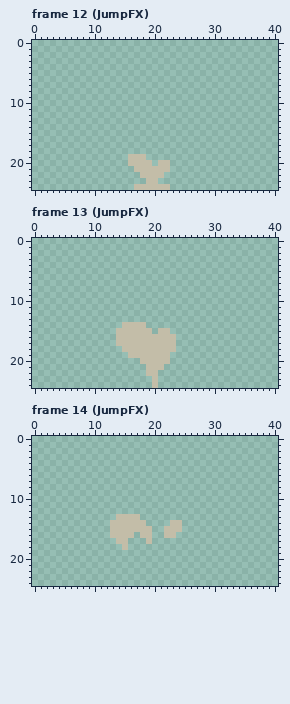
A pixel-art file gets an edit: Art/fx.aseprite. The picture above is the old version.
41x25 pixels, 17 frames. Shown: frame 12 (JumpFX), frame 13 (JumpFX), frame 14 (JumpFX). The commit also changed other frames, which this record leaves out.
After:
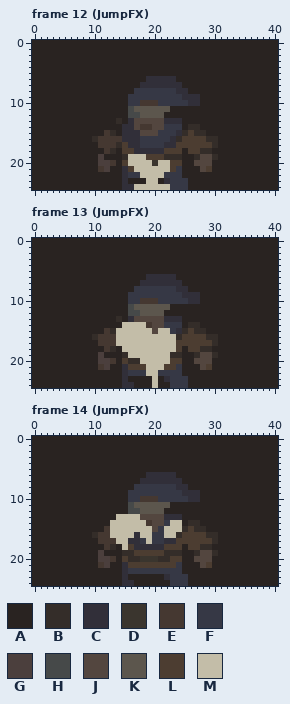
Palette (. is transparent): A #292321  B #342d29  C #312f39  D #3a352e  E #453831  F #363845  G #4b3f3d  H #464949  J #53463f  K #5c564d  L #4c3d31  M #c3bda8
Change:
layer "Layer 3" now shown
layer "Layer 1" now shown
Changed rows in their new state; - is an unchanged pixel.
Frame 12 (JumpFX), layers "Layer 1", "Layer 3":
first column x 0:
 0 AAAAAAAAAAAAAAAAAAAAAAAAAAAAAAAAAAAAAAAAA
 1 AAAAAAAAAAAAAAAAAAAAAAAAAAAAAAAAAAAAAAAAA
 2 AAAAAAAAAAAAAAAAAAAAAAAAAAAAAAAAAAAAAAAAA
 3 AAAAAAAAAAAAAAAAAAAAAAAAAAAAAAAAAAAAAAAAA
 4 AAAAAAAAAAAAAAAAAAAAAAAAAAAAAAAAAAAAAAAAA
 5 AAAAAAAAAAAAAAAAAAAAAAAAAAAAAAAAAAAAAAAAA
 6 AAAAAAAAAAAAAAAAAAACCCCCAAAAAAAAAAAAAAAAA
 7 AAAAAAAAAAAAAAAAAACCCCCCCAAAAAAAAAAAAAAAA
 8 AAAAAAAAAAAAAAAAAFFFFFFFCCAAAAAAAAAAAAAAA
 9 AAAAAAAAAAAAAAAAFFFFFFFFFCCCAAAAAAAAAAAAA
10 AAAAAAAAAAAAAAAAFFEEEFFFFFCCAAAAAAAAAAAAA
11 AAAAAAAAAAAAAAAAHKKKKKKAAAAAAAAAAAAAAAAAA
12 AAAAAAAAAAAAAAAAHHKKKKAAAAAAAAAAAAAAAAAAA
13 AAAAAAAAAAAAAABACJJJJJCCCAAAAAAAAAAAAAAAA
14 AAAAAAAAAAAAAAACCJEEJJFFFABBAAAAAAAAAAAAA
15 AAAAAAAAAAAAEBACCCJJJFFFCBLBBAAAAAAAAAAAA
16 AAAAAAAAAABEEEECCCFFFFFCBLLLLBBAAAAAAAAAA
17 AAAAAAAAAAAEEEBLCCFFFFCCLLLLLLBAAAAAAAAAA
18 AAAAAAAAAAAAEBALLCCCCCLLLALLBBAAAAAAAAAAA
19 AAAAAAAAAAAGAAAB---LLLBBBAABJJBAAAAAAAAAA
20 AAAAAAAAAAAGGEAL----D--LLAAJJJAAAAAAAAAAA
21 AAAAAAAAAAAEGAACL------LFAAAJLAAAAAAAAAAA
22 AAAAAAAAAAAAAAACFF----FFFAAAAAAAAAAAAAAAA
23 AAAAAAAAAAAAAAACAAA--ACFFFAAAAAAAAAAAAAAA
24 AAAAAAAAAAAAAAACC------FFFAAAAAAAAAAAAAAA
Frame 13 (JumpFX), layers "Layer 1", "Layer 3":
first column x 0:
 0 AAAAAAAAAAAAAAAAAAAAAAAAAAAAAAAAAAAAAAAAA
 1 AAAAAAAAAAAAAAAAAAAAAAAAAAAAAAAAAAAAAAAAA
 2 AAAAAAAAAAAAAAAAAAAAAAAAAAAAAAAAAAAAAAAAA
 3 AAAAAAAAAAAAAAAAAAAAAAAAAAAAAAAAAAAAAAAAA
 4 AAAAAAAAAAAAAAAAAAAAAAAAAAAAAAAAAAAAAAAAA
 5 AAAAAAAAAAAAAAAAAAAAAAAAAAAAAAAAAAAAAAAAA
 6 AAAAAAAAAAAAAAAAAAACCCCCAAAAAAAAAAAAAAAAA
 7 AAAAAAAAAAAAAAAAAACCCCCCCAAAAAAAAAAAAAAAA
 8 AAAAAAAAAAAAAAAAAFFFFFFFCCAAAAAAAAAAAAAAA
 9 AAAAAAAAAAAAAAAAFFFFFFFFFCCCAAAAAAAAAAAAA
10 AAAAAAAAAAAAAAAAFFEEEFFFFFCCAAAAAAAAAAAAA
11 AAAAAAAAAAAAAAAAHKKKKKKAAAAAAAAAAAAAAAAAA
12 AAAAAAAAAAAAAAAAHHKKKKAAAAAAAAAAAAAAAAAAA
13 AAAAAAAAAAAAAABACJJJJJCCCAAAAAAAAAAAAAAAA
14 AAAAAAAAAAAAAAA----EJJFFFABBAAAAAAAAAAAAA
15 AAAAAAAAAAAAEB------J--FCBLBBAAAAAAAAAAAA
16 AAAAAAAAAABEEE----------BLLLLBBAAAAAAAAAA
17 AAAAAAAAAAAEEE----------LLLLLLBAAAAAAAAAA
18 AAAAAAAAAAAAEBA---------LALLBBAAAAAAAAAAA
19 AAAAAAAAAAAGAAAB-------BBAABJJBAAAAAAAAAA
20 AAAAAAAAAAAGGEALBB-----LLAAJJJAAAAAAAAAAA
21 AAAAAAAAAAAEGAACLLL---LLFAAAJLAAAAAAAAAAA
22 AAAAAAAAAAAAAAACFFF--FFFFAAAAAAAAAAAAAAAA
23 AAAAAAAAAAAAAAACAAAA-ACFFFAAAAAAAAAAAAAAA
24 AAAAAAAAAAAAAAACCAAA-AAFFFAAAAAAAAAAAAAAA
Frame 14 (JumpFX), layers "Layer 1", "Layer 3":
first column x 0:
 0 AAAAAAAAAAAAAAAAAAAAAAAAAAAAAAAAAAAAAAAAA
 1 AAAAAAAAAAAAAAAAAAAAAAAAAAAAAAAAAAAAAAAAA
 2 AAAAAAAAAAAAAAAAAAAAAAAAAAAAAAAAAAAAAAAAA
 3 AAAAAAAAAAAAAAAAAAAAAAAAAAAAAAAAAAAAAAAAA
 4 AAAAAAAAAAAAAAAAAAAAAAAAAAAAAAAAAAAAAAAAA
 5 AAAAAAAAAAAAAAAAAAAAAAAAAAAAAAAAAAAAAAAAA
 6 AAAAAAAAAAAAAAAAAAACCCCCAAAAAAAAAAAAAAAAA
 7 AAAAAAAAAAAAAAAAAACCCCCCCAAAAAAAAAAAAAAAA
 8 AAAAAAAAAAAAAAAAAFFFFFFFCCAAAAAAAAAAAAAAA
 9 AAAAAAAAAAAAAAAAFFFFFFFFFCCCAAAAAAAAAAAAA
10 AAAAAAAAAAAAAAAAFFEEEFFFFFCCAAAAAAAAAAAAA
11 AAAAAAAAAAAAAAAAHKKKKKKAAAAAAAAAAAAAAAAAA
12 AAAAAAAAAAAAAAAAHHKKKKAAAAAAAAAAAAAAAAAAA
13 AAAAAAAAAAAAAA----JJJJCCCAAAAAAAAAAAAAAAA
14 AAAAAAAAAAAAA------EJJF--ABBAAAAAAAAAAAAA
15 AAAAAAAAAAAAE-------JF---BLBBAAAAAAAAAAAA
16 AAAAAAAAAABEE----C--FF--BLLLLBBAAAAAAAAAA
17 AAAAAAAAAAAEEE--CCF-FFCCLLLLLLBAAAAAAAAAA
18 AAAAAAAAAAAAEBA-LCCCCCLLLALLBBAAAAAAAAAAA
19 AAAAAAAAAAAGAAABBLLLLLBBBAABJJBAAAAAAAAAA
20 AAAAAAAAAAAGGEALBBDDDBBLLAAJJJAAAAAAAAAAA
21 AAAAAAAAAAAEGAACLLLLLLLLFAAAJLAAAAAAAAAAA
22 AAAAAAAAAAAAAAACFFFFFFFFFAAAAAAAAAAAAAAAA
23 AAAAAAAAAAAAAAACAAAAAACFFFAAAAAAAAAAAAAAA
24 AAAAAAAAAAAAAAACCAAAAAAFFFAAAAAAAAAAAAAAA
Where, in picture pixels (left, top, right, bottom), the same in both pictures:
added: (32, 40, 278, 190)
added: (32, 238, 278, 388)
added: (32, 436, 278, 586)
